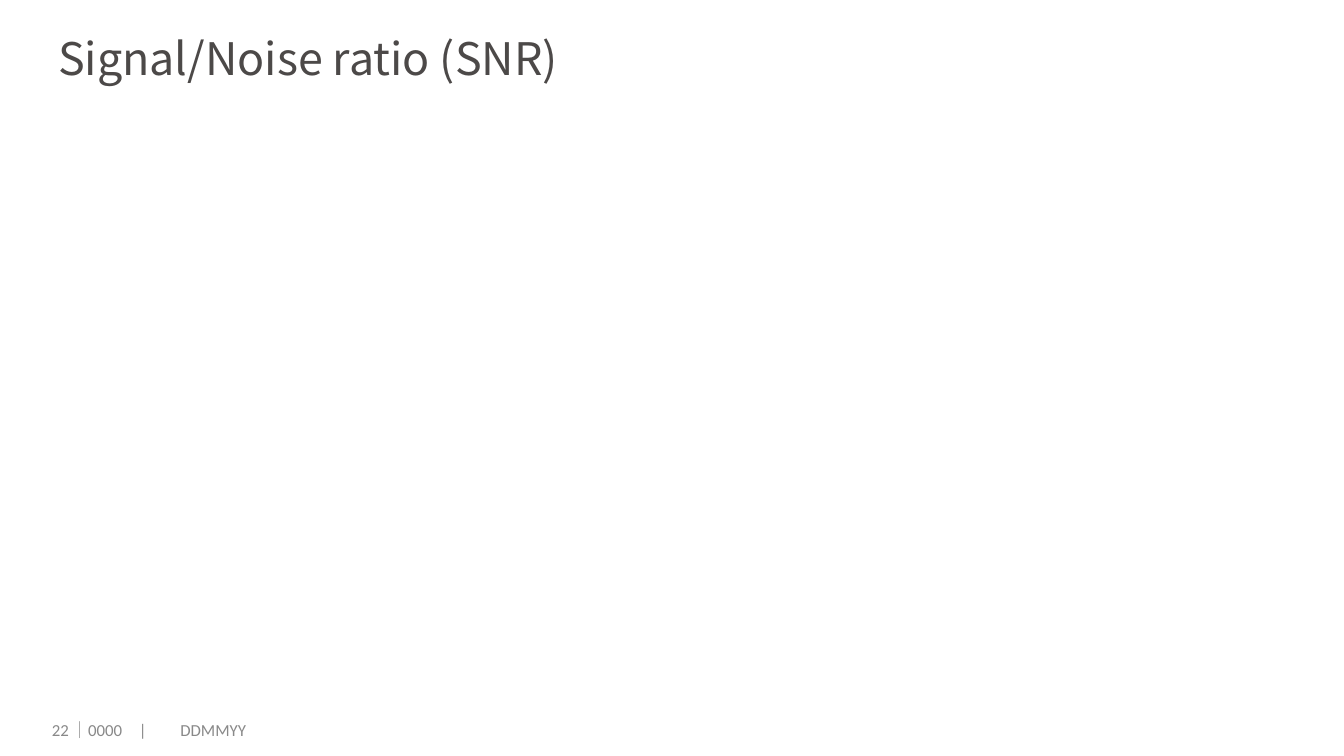
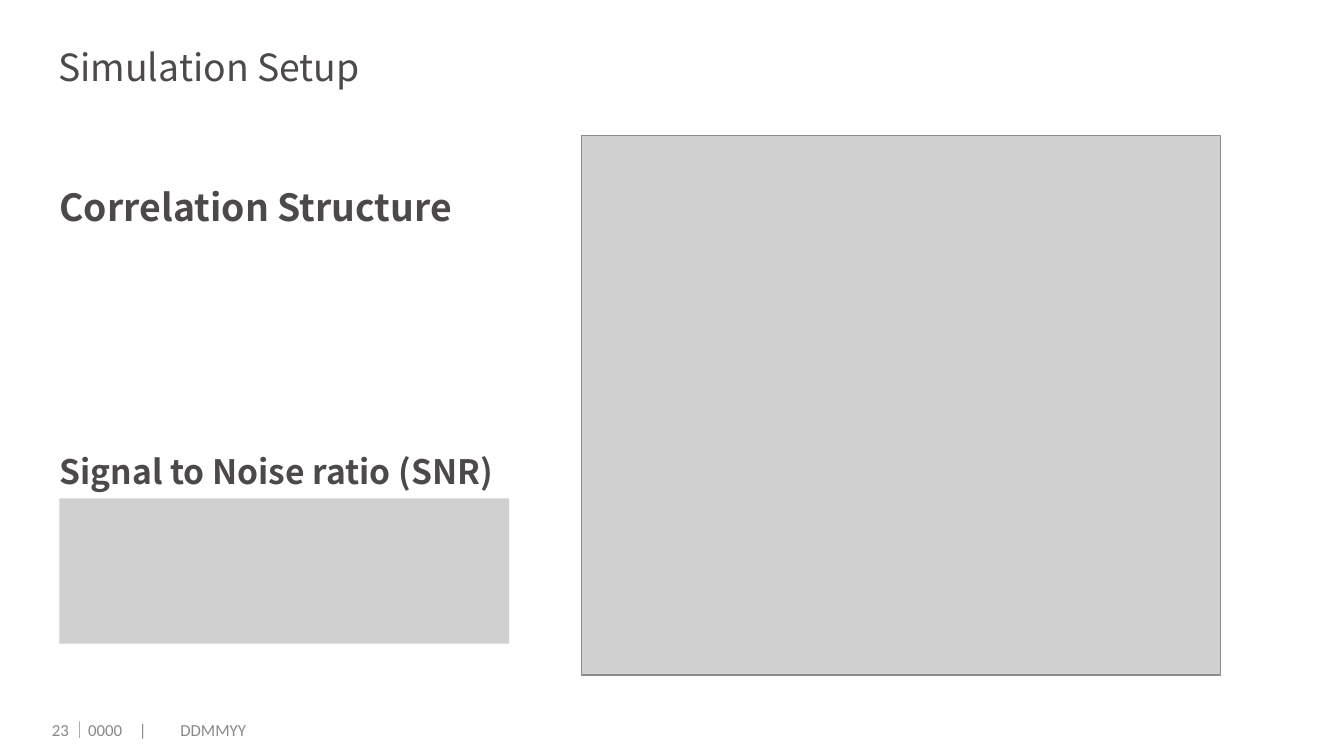
Before and after one commit to dengwx11/GroupLasso, a slide deck: slide 24 of manu & slides/Final.pptx (slide 23 before the commit). Drawn at 1344x756 pixels with LibreOffice and Linux fonts; fonts in the diff are those of the drawing; grey boxes stand for pictures; background and template pictures are left out. Boxes give left, top, right and bottom in pixels: in the first picture for what was removed or moved away, otherwise in the second. Text is boxed around its words. In the diff, an @@ line names an element or a change of style, - is before the commit and + after.

```diff
--- a/manu & slides/Final.pptx
+++ b/manu & slides/Final.pptx
@@ text "Simulation Setup" at [58,51,360,90]: vertical alignment middle to bottom @@
@@ text at [58,51,360,90]: text changed; size 24 to 20 pt @@
-Signal/Noise ratio (SNR)
+Simulation Setup
@@ picture added at [582,136,1222,675] @@
@@ title added at [59,190,451,222], 20 pt, text #4C4948, bold @@
+Correlation Structure
@@ text added at [59,456,492,492], 18 pt, text #4C4948, bold @@
+Signal to Noise ratio (SNR)
@@ picture added at [59,499,509,644] @@
```
Also in this commit, not shown: 47 other slides changed, 2 slides added, 4 slides removed, 1 other file.
